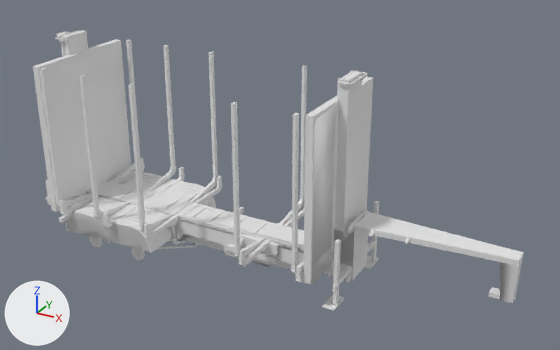
Renders of the FBX model log_trailer/meshes/trucks/tuning/medium.fbx from each side of a commit.
The view is the same before and after, from a 50 mm camera at (0.0778, -0.1312, 0.0899) aimed at (0.004, 0.0029, 0.0228). Arrows for +X, +Y and +Z are at lower left; the lights stay in place. Materials are left out; every surface is plain grey. Where no turn or scale is listed for an object, it has been applied to the vertices. Vertices at the same position are counted once.

The first picture shows 'cdt_Body.005', 'cdt_Hitch.006', 'cdt_Lift.005', 'cdt_RootNode.006', 'hitch.002', 'lift2.001', 'short'.
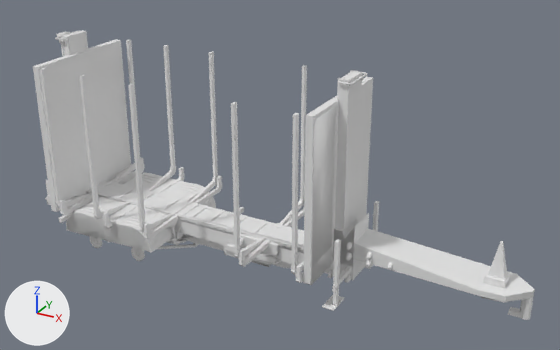
Location of each change, [x1, y1, x2, y2] in pixels of the pictures (560 x 350 px; the box of a moved part takes in the faces that stretch with it):
'cdt_Body.005', reshaped (31% narrower): before [59, 30, 524, 304]; after [59, 30, 379, 304]
'short', reshaped (30% narrower): before [55, 31, 517, 311]; after [55, 31, 376, 311]
'cdt_Pin.003', added: after [355, 229, 535, 302]
'arm.005', added: after [354, 241, 534, 320]
'cdt_Cone.005', added: after [483, 241, 510, 288]
'cdt_Hook.005', added: after [508, 299, 527, 319]
part 1 of me_cube_557, deleted: before [489, 287, 500, 299]
part 2 of me_cube_14394, moved or reshaped: before [347, 210, 366, 234]; after [346, 242, 352, 250]
part 3 of me_cube_14394, deleted: before [355, 226, 517, 303]
part 4 of me_cube_14394, moved or reshaped: before [346, 210, 369, 281]; after [347, 265, 353, 281]
part 5 of me_cube_634, deleted: before [510, 260, 522, 303]
part 6 of me_cube_634, deleted: before [355, 212, 524, 266]

What the commit changed:
me_cube_14394 is used by ob_short; location (-0.1453, 0.007, 0.0194).
me_cube_14394 had 20121 vertices, 15720 faces and spanned x 0.0805..0.2016, y -0.022..0.008, z -0.0194..0.0287.
me_cube_14394 now has 19857 vertices, 15506 faces and spans x 0.0805..0.1699, y -0.022..0.008, z -0.0194..0.0287.
me_cube_14394 part 2: the loose piece of 16 vertices spanning x 0.1687..0.1695, y -0.0119..-0.0021, z -0.0021..-0.001 is moved by (0.0, 0.0, -0.0038).
me_cube_14394 part 3: the loose piece of 56 vertices spanning x 0.1699..0.2016, y -0.0106..-0.0034, z -0.0105..-0.0009 is deleted.
me_cube_14394 part 4: 8 vertices moved from x 0.1685..0.1699, y -0.0106..-0.0034, z -0.0008 to x 0.1685..0.1699, y -0.0106..-0.0034, z -0.0045.
me_cube_557 has 842 vertices, 836 faces and spans x -0.0598..0.0539, y -0.0046..0.0045, z 0.0037..0.048.
me_cube_557 is used by ob_hitch_002; location (0.0, 0.0, 0.0).
me_cube_557 part 1: the loose piece of 8 vertices spanning x 0.0516..0.0539, y -0.001..0.001, z 0.009..0.01 is deleted.
me_cube_634 has 370 vertices, 300 faces and spans x -0.0488..0.0564, y -0.0152..0.0151, z 0.0028..0.0482.
me_cube_634 is used by ob_cdt_body_005; location (0.0, 0.0, 0.0).
me_cube_634 part 5: the loose piece of 8 vertices spanning x 0.0531..0.0564, y -0.0018..0.0016, z 0.009..0.0174 is deleted.
me_cube_634 part 6: the loose piece of 8 vertices spanning x 0.0246..0.0564, y -0.0035..0.0035, z 0.0174..0.0186 is deleted.
Mesh me_cube_125 is new.
It has 2680 vertices, 2593 faces and spans x 0.2479..0.29, y -0.0119..-0.002, z -0.025..-0.0102.
Mesh me_cube_123 is new.
It consists of an 8-sided cylinder along z spanning x -0.00112..0.0009, y -0.00004..0.00185, z -0.00001..0.00473; a box spanning x -0.00304..-0.00009, y 0.00021..0.00157, z 0.00001..0.00096.
Mesh me_cube_122 is new.
It has 28 vertices, 24 faces and spans x 0.0246..0.0595, y -0.0049..0.0049, z 0.0107..0.0147.
Mesh me_cube_124 is new.
It has 16 vertices, 14 faces and spans x -0.00207..0.00192, y -0.00393..0.00008, z -0.00002..0.00834.
Object 'arm.005' (ob_arm_005) is new; it shows me_cube_125.
Its location is (-0.2304, 0.0069, 0.0309).
Object 'cdt_Hook.005' (ob_cdt_hook_005) is new; it shows me_cube_123.
Its location is (0.0586, -0.0009, 0.0061).
Object 'cdt_Pin.003' (ob_cdt_pin_003) is new; it shows me_cube_122.
Its location is (0.0, 0.0, 0.0).
Object 'cdt_Cone.005' (ob_cdt_cone_005) is new; it shows me_cube_124.
Its location is (0.0525, 0.002, 0.0122).
